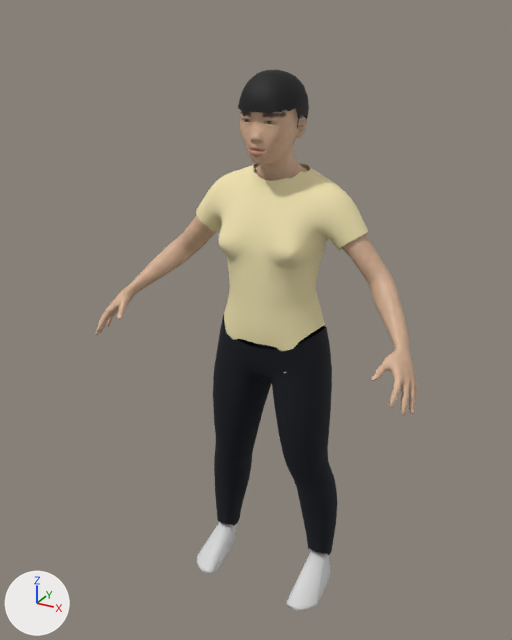
What one commit did to the glTF model game/assets/characters/ped_04.glb.
The view is the same before and after, from a 50 mm camera at (0.736, -1.461, 1.465) aimed at (-0.051, -0.03, 0.749). Lighting does not change. The marker at lower left points along +X, +Y and +Z. The older version comes first. Vertices at exactly the same position are counted once.

Objects in the first picture: 'Character'.
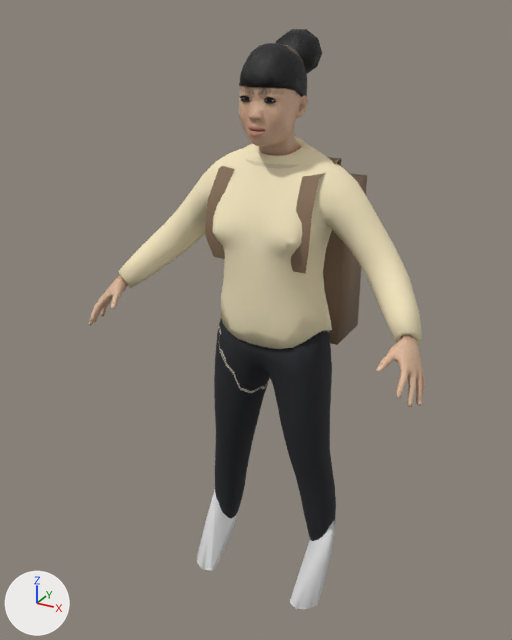
What differs and where, as boxes (x1, y1, x2, y2) in the pictures (512 x 640 px; the box of a moved part takes in the faces that stretch with it):
'Character', surface changed, reshaped (7% taller)
    before: (95, 70, 418, 611)
    after: (88, 29, 425, 610)
part 1 of me_base_006, added (brown)
    after: (323, 173, 367, 345)
part 2 of me_base_006, rebuilt
    before: (240, 109, 308, 181)
    after: (239, 44, 308, 156)
part 3 of me_base_006, rebuilt (76% wider, 14% taller)
    before: (196, 164, 368, 351)
    after: (118, 135, 422, 349)
part 4 of me_base_006, rebuilt (7% shorter)
    before: (213, 315, 337, 555)
    after: (214, 319, 336, 541)
part 5 of me_base_006, rebuilt (53% taller)
    before: (197, 522, 237, 574)
    after: (197, 491, 238, 571)
part 6 of me_base_006, rebuilt (49% taller)
    before: (287, 551, 330, 611)
    after: (290, 520, 335, 610)
part 7 of me_base_006, moved or reshaped
    before: (95, 70, 418, 415)
    after: (88, 29, 425, 407)

Diff of the bpy script that builds the scene:
```diff
--- a/game/assets/characters/ped_04.glb.py
+++ b/game/assets/characters/ped_04.glb.py
@@ mat_skin @@
 mat_skin = bpy.data.materials.new('skin')
-# nodes: BsdfPrincipled, Mix, OutputMaterial, TexImage, VertexColor
-# uses the picture img_skin_9888
+# nodes: BsdfPrincipled, Mapping, NormalMap, OutputMaterial, TexImage x2, UVMap
+# uses the picture img_skin
+# uses the picture img_skin_n
@@ mat_bag @@
+mat_bag = bpy.data.materials.new('bag')
+# colours: brown #8c7359
+# uses the picture img_fabric_normal
+# uses the picture img_knit
@@ mat_cloth @@
+mat_cloth = bpy.data.materials.new('cloth')
+# uses the picture img_cloth
+# uses the picture img_fabric_normal
@@ me_base_006 @@
-me_base_006.from_pydata(...)  # 4385 vertices, 8289 faces; spans x -0.414..0.414, y -0.25..0.08, z -0.003..1.346
+me_base_006.from_pydata(...)  # 4429 vertices, 8395 faces; spans x -0.428..0.429, y -0.257..0.214, z 0.001..1.423
+# me_base_006 part 1: a new loose piece, a box spanning x -0.14..0.14, y 0.047..0.187, z 0.692..1.092, in mat_bag
+# me_base_006 part 2: the loose piece of 1207 vertices spanning x -0.148..0.148, y -0.133..0.04, z 1.087..1.342 is rebuilt with 1271 vertices and now spans x -0.179..0.164, y -0.135..0.037, z 1.103..1.399
+# me_base_006 part 3: the loose piece of 764 vertices spanning x -0.22..0.22, y -0.134..0.066, z 0.724..1.14 is rebuilt with 785 vertices and now spans x -0.396..0.395, y -0.162..0.076, z 0.729..1.203, in mat_cloth
+# me_base_006 part 4: the loose piece of 633 vertices spanning x -0.185..0.185, y -0.124..0.08, z 0.081..0.762 is rebuilt with 533 vertices and now spans x -0.184..0.183, y -0.114..0.077, z 0.104..0.778, in mat_cloth
+# me_base_006 part 5: the loose piece of 145 vertices spanning x -0.19..-0.112, y -0.172..0.009, z -0.003..0.082 is rebuilt with 306 vertices and now spans x -0.19..-0.12, y -0.166..0.014, z 0.001..0.212
+# me_base_006 part 6: the loose piece of 136 vertices spanning x 0.112..0.19, y -0.172..0.009, z -0.003..0.1 is rebuilt with 290 vertices and now spans x 0.12..0.19, y -0.167..0.013, z 0.002..0.209
+# me_base_006 part 7: 1418 vertices removed from x -0.414..0.414, y -0.25..0.044, z 0.705..1.346; 1227 vertices added at x -0.428..0.429, y -0.257..0.113, z 0.731..1.423
+# other edits to the shape of me_base_006 do not show in these pictures
 me_base_006.materials.append(mat_skin)
-me_base_006.materials.append(mat_shirt)
-me_base_006.materials.append(mat_pants)
 me_base_006.materials.append(mat_shoes)
@@ me_base_006 @@
 me_base_006.materials.append(mat_eyes)
+me_base_006.materials.append(mat_cloth)
+me_base_006.materials.append(mat_sole)  # white #f2f2ed
+me_base_006.materials.append(mat_lashes)  # black #040303
+me_base_006.materials.append(mat_bag)
```
